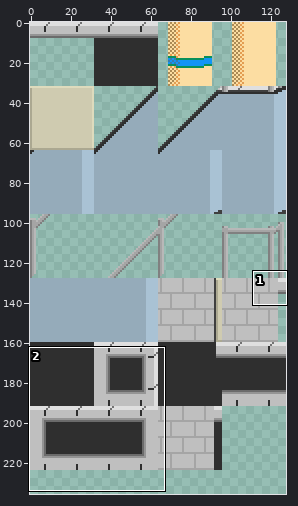
Pixel-art file, stored at assets/mall/tiles/tilemap.aseprite. Above, an overview of the earlier version with the close-up marked.
Close-up. Before:
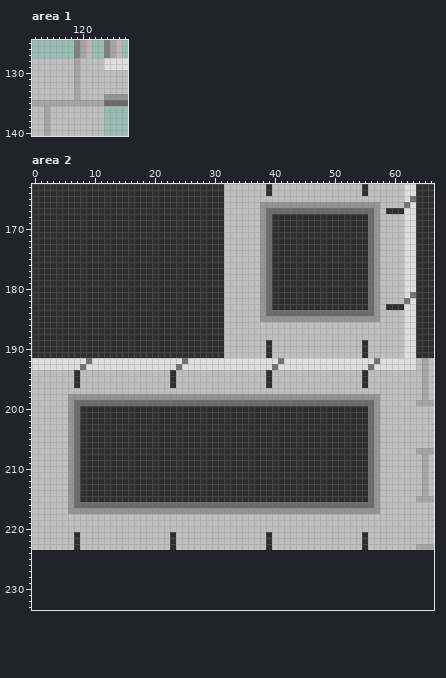
128x224 pixels, 1 frame. Colours within 5 levels of each other are drawn and written as one. Shown: area 1: x 112..127, y 125..140; area 2: x 0..66, y 163..233. The old version is drawn lined up with the new one, on the new canvas. The wide view leaves out empty margins. The commit also changed other parts of the picture, which this record leaves out.
The same view after the edit:
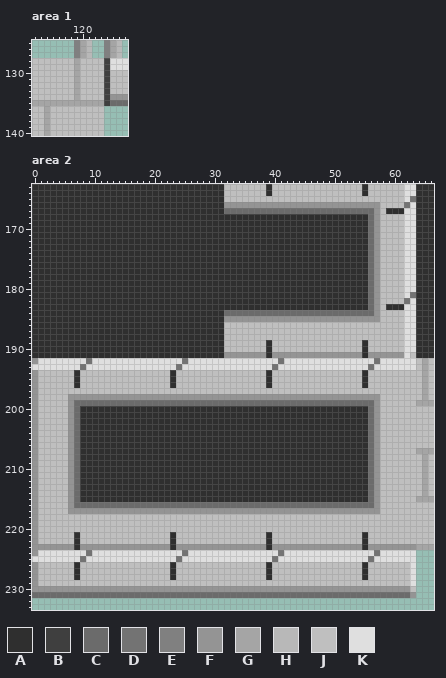
Palette (. is transparent): A #2f2f2f  B #3f3f3f  C #6b6b6b  D #737373  E #808080  F #949494  G #a5a5a5  H #b8b8b8  J #bfbfbf  K #dfdfdf
Diff:
canvas 128x224 -> 128x256
Changed rows in their new state; - is an unchanged pixel.
Area 1:
first column x 124:
128 B
129 B
130 B
131 B
132 B
133 B
134 B
135 B
Area 2:
first column x 32:
166 FFFFFF--
167 CCCCCCC-
168 AAAAAAAA
169 AAAAAAAA
170 AAAAAAAA
171 AAAAAAAA
172 AAAAAAAA
173 AAAAAAAA
174 AAAAAAAA
175 AAAAAAAA
176 AAAAAAAA
177 AAAAAAAA
178 AAAAAAAA
179 AAAAAAAA
180 AAAAAAAA
181 AAAAAAAA
182 AAAAAAAA
183 AAAAAAAA
184 CCCCCCC-
185 FFFFFF--
first column x 0:
191 --------------------------------FFFFFFF-FFFFFFFFFFFFFFF-FFFFFF-J
192 F---------------------------------------------------------------
194 F---------------------------------------------------------------
195 F---------------------------------------------------------------
196 F---------------------------------------------------------------
197 F---------------------------------------------------------------
198 F---------------------------------------------------------------
199 F---------------------------------------------------------------
200 F---------------------------------------------------------------
201 F---------------------------------------------------------------
202 F---------------------------------------------------------------
203 F---------------------------------------------------------------
204 F---------------------------------------------------------------
205 F---------------------------------------------------------------
206 F---------------------------------------------------------------
207 F---------------------------------------------------------------
208 F---------------------------------------------------------------
209 F---------------------------------------------------------------
210 F---------------------------------------------------------------
211 F---------------------------------------------------------------
212 F---------------------------------------------------------------
213 F---------------------------------------------------------------
214 F---------------------------------------------------------------
215 F---------------------------------------------------------------
216 F---------------------------------------------------------------
217 F---------------------------------------------------------------
218 F---------------------------------------------------------------
219 F---------------------------------------------------------------
220 F---------------------------------------------------------------
221 F---------------------------------------------------------------
222 F---------------------------------------------------------------
223 FFFFFFF-FFFFFFFFFFFFFFF-FFFFFFFFFFFFFFF-FFFFFFFFFFFFFFF-FFFFFFFF
224 FKKKKKKKKDKKKKKKKKKKKKKKKDKKKKKKKKKKKKKKKDKKKKKKKKKKKKKKKDKKKKKK
225 KKKKKKKKDKKKKKKKKKKKKKKKDKKKKKKKKKKKKKKKDKKKKKKKKKKKKKKKDKKKKKKK
226 FJJJJJJAJJJJJJJJJJJJJJJAJJJJJJJJJJJJJJJAJJJJJJJJJJJJJJJAJJJJJJJK
227 FJJJJJJAJJJJJJJJJJJJJJJAJJJJJJJJJJJJJJJAJJJJJJJJJJJJJJJAJJJJJJJK
228 FJJJJJJAJJJJJJJJJJJJJJJAJJJJJJJJJJJJJJJAJJJJJJJJJJJJJJJAJJJJJJJK
229 FJJJJJJJJJJJJJJJJJJJJJJJJJJJJJJJJJJJJJJJJJJJJJJJJJJJJJJJJJJJJJJK
230 FFFFFFFFFFFFFFFFFFFFFFFFFFFFFFFFFFFFFFFFFFFFFFFFFFFFFFFFFFFFFFFJ
231 CCCCCCCCCCCCCCCCCCCCCCCCCCCCCCCCCCCCCCCCCCCCCCCCCCCCCCCCCCCCCCCF
Pixel boxes of the changes (left, top, right, bottom) in both close-ups:
changed: (104, 58, 110, 106)
changed: (224, 202, 272, 322)
changed: (224, 352, 416, 358)
changed: (32, 358, 416, 598)
